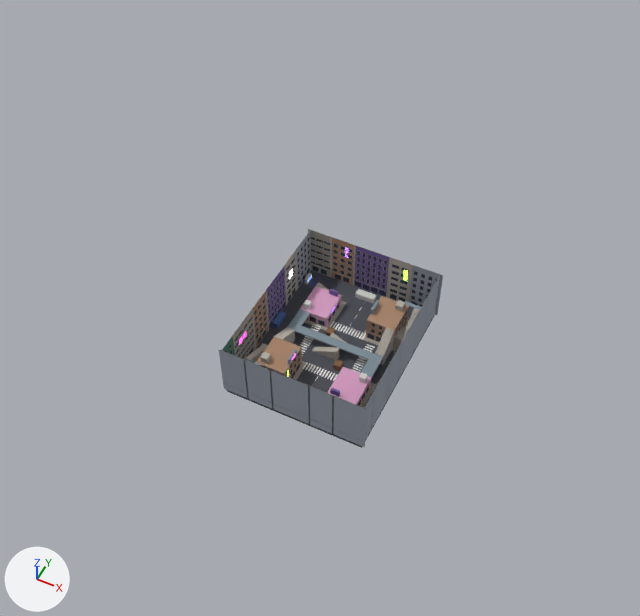
Two versions of the glTF model packages/client/public/assets/arena/ichiban-gai.glb, one commit apart.
The view is the same before and after, from a 50 mm lens placed at (79.5, -169.7, 230.9), pointed at (-1.3, -8.0, 28.7). Lighting does not change. The marker at lower left points along +X, +Y and +Z. The older version comes first. Vertices at exactly the same position are counted once.

The scene before the commit, as lines of its bpy script (objects in view):
```python
ob_arena_estatica = bpy.data.objects.new('arena-estatica', me_arena_estatica)
ob_arena_estatica.location = (0.0, 0.0, 0.0)
ob_arena_pele = bpy.data.objects.new('arena-pele', me_arena_pele)
ob_arena_pele.location = (0.0, 0.0, 0.0)
```
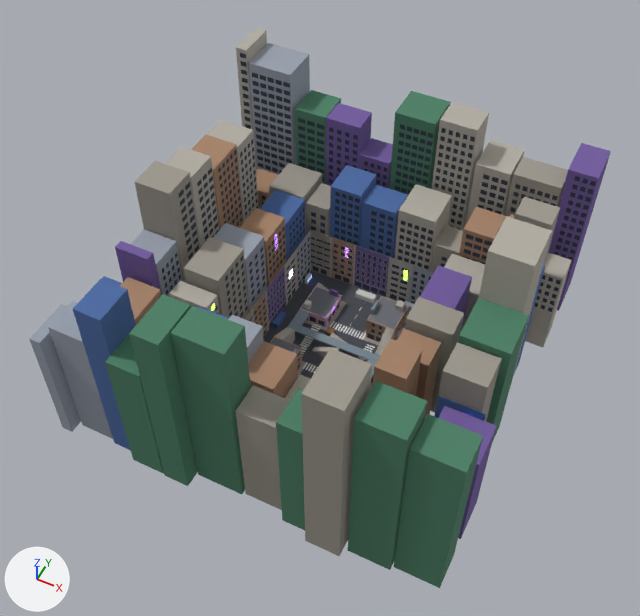
What the commit changed:
Material 'sup-telhado' (mat_sup_telhado) is new.
Its base color is (0.163, 0.171, 0.196) (grey #70737a).
Its roughness is 1.0.
Material 'fundo-vidro' (mat_fundo_vidro) is new.
Its base color is (0.0331, 0.047, 0.0732) (dark blue #333d4c).
Its roughness is 1.0.
Material 'fundo-calcada' (mat_fundo_calcada) is new.
Its base color is (0.342, 0.319, 0.274) (grey #9e998f).
Its roughness is 1.0.
Material 'fundo-pachinko-friso' (mat_fundo_pachinko_friso) is new.
Its base color is (0.171, 0.107, 0.342) (purple #735c9e).
Its roughness is 1.0.
Material 'fundo-mercado-parede' (mat_fundo_mercado_parede) is new.
Its base color is (0.393, 0.233, 0.147) (brown #a8856b).
Its roughness is 1.0.
Material 'fundo-concreto' (mat_fundo_concreto) is new.
Its base color is (0.448, 0.42, 0.367) (grey #b3ada3).
Its roughness is 1.0.
Material 'fundo-conteiner' (mat_fundo_conteiner) is new.
Its base color is (0.0732, 0.147, 0.367) (blue #4c6ba3).
Its roughness is 1.0.
Material 'fundo-toldo' (mat_fundo_toldo) is new.
Its base color is (0.0732, 0.214, 0.133) (green #4c7f66).
Its roughness is 1.0.
Material 'fundo-fachada' (mat_fundo_fachada) is new.
Its base color is (0.319, 0.355, 0.42) (grey #99a1ad).
Its roughness is 1.0.
me_arena_pele is used by ob_arena_pele; location (0.0, 0.0, 0.0).
me_arena_pele had 4868 vertices, 3236 faces and spanned x -25.0..25.0, y -30.0..30.0, z 0.0..20.0.
me_arena_pele now has 5688 vertices, 4268 faces and spans x -25.0..25.0, y -30.0..30.0, z 0.0..20.0.
me_arena_pele part 1: 410 vertices added at x -16.6..24.0, y -30.0..-8.4, z 4.3..13.5.
me_arena_pele part 2: 410 vertices added at x -24.0..16.6, y 8.4..30.0, z 4.3..13.5.
me_arena_pele gains material mat_sup_telhado (grey #70737a).
me_arena_pele gains material mat_fundo_vidro (dark blue #333d4c).
Mesh me_arena_fundo is new.
It has 7972 vertices, 4498 faces and spans x -62.0..62.0, y -65.8..65.4, z 0.0..69.9.
Faces by material slot: [72, 3730, 120, 156, 144, 72, 96, 108].
It uses material mat_fundo_pachinko_friso (purple #735c9e).
It uses material mat_fundo_vidro (dark blue #333d4c).
It uses material mat_fundo_mercado_parede (brown #a8856b).
It uses material mat_fundo_calcada (grey #9e998f).
It uses material mat_fundo_concreto (grey #b3ada3).
It uses material mat_fundo_fachada (grey #99a1ad).
It uses material mat_fundo_conteiner (blue #4c6ba3).
It uses material mat_fundo_toldo (green #4c7f66).
Object 'arena-fundo' (ob_arena_fundo) is new; it shows me_arena_fundo.
Its location is (0.0, 0.0, 0.0).

Boxes [x1, y1, x2, y2] around the edits, measured in the pictures (640 x 616 px):
'arena-fundo', added
    after: [29, 28, 611, 588]
    faces in mat_fundo_toldo (green #4c7f66): [105, 90, 529, 588]
    faces in mat_fundo_calcada (grey #9e998f): [135, 157, 568, 556]
    faces in mat_fundo_concreto (grey #b3ada3): [165, 28, 572, 400]
    faces in mat_fundo_fachada (grey #99a1ad): [29, 43, 310, 439]
    faces in mat_fundo_mercado_parede (brown #a8856b): [120, 135, 515, 418]
'arena-pele', reshaped
    before: [219, 229, 443, 442]
    after: [245, 229, 434, 390]
part 1 of me_arena_pele, added (mostly hidden)
    after: [270, 338, 311, 374]
part 2 of me_arena_pele, added
    after: [292, 263, 407, 329]
'arena-estatica', unchanged, covered by the edit
    before: [219, 270, 441, 448]
    after: [263, 270, 414, 387]
